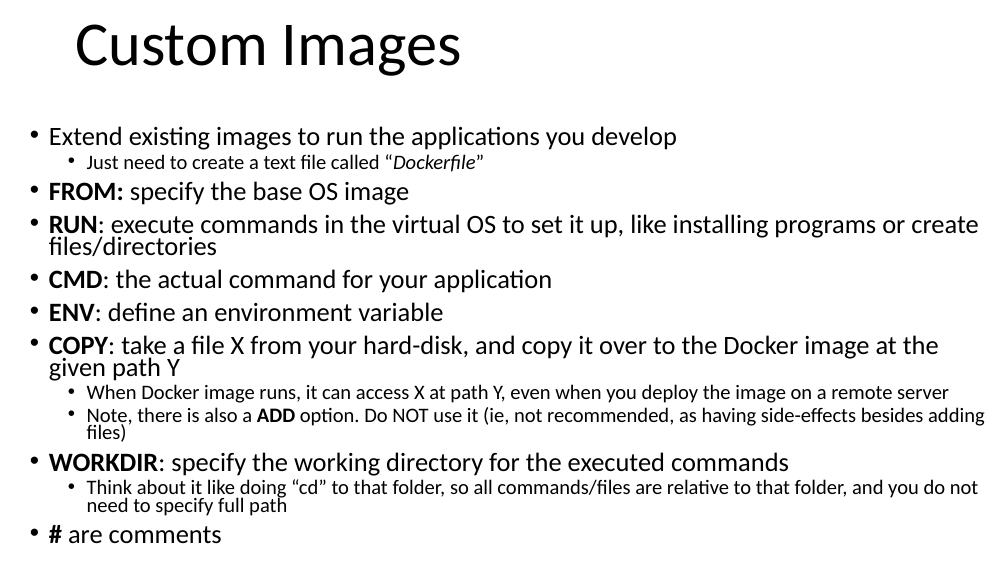
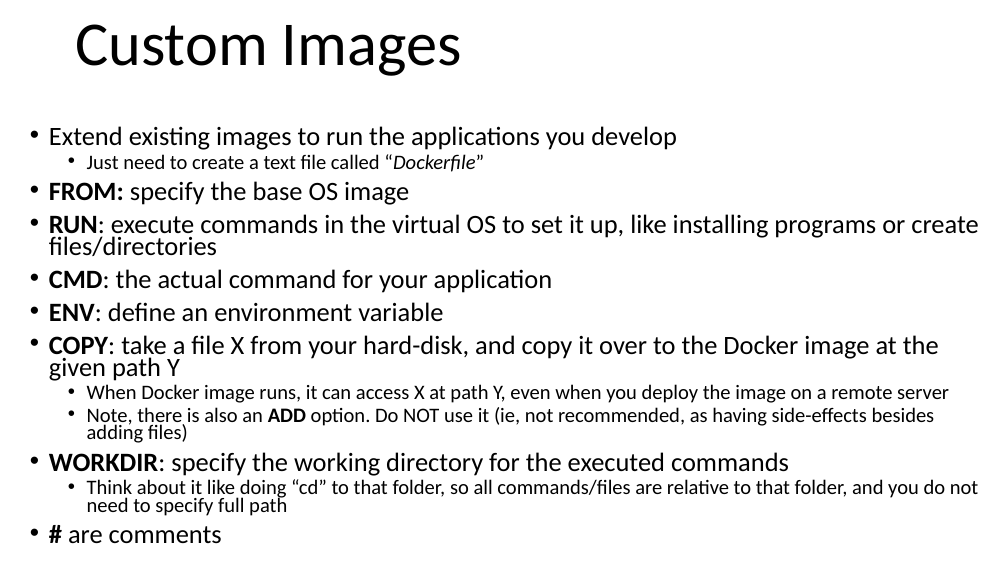
Before and after one commit to arcuri82/testing_security_development_enterprise_systems, a slide deck: slide 56 of doc/intro/slides/lesson_07_jsf.pptx (slide 58 before the commit). Drawn at 1008x567 pixels with LibreOffice and Linux fonts; fonts in the diff are those of the drawing. Boxes give left, top, right and bottom in pixels: in the first picture for what was removed or moved away, otherwise in the second. Text is boxed around its words. In the diff, an @@ line names an element or a change of style, - is before the commit and + after.

Commit message:
updated slides for les 07

```diff
--- a/doc/intro/slides/lesson_07_jsf.pptx
+++ b/doc/intro/slides/lesson_07_jsf.pptx
@@ text at box(87, 407, 935, 443): text changed @@
-  • Note, there is also a ADD option. Do NOT use it (ie, not recommended, as having side-effects besides adding files)
+  • Note, there is also an ADD option. Do NOT use it (ie, not recommended, as having side-effects besides adding files)
```
Also in this commit, not shown: 2 other slides changed, 2 slides removed, 1 other file.
